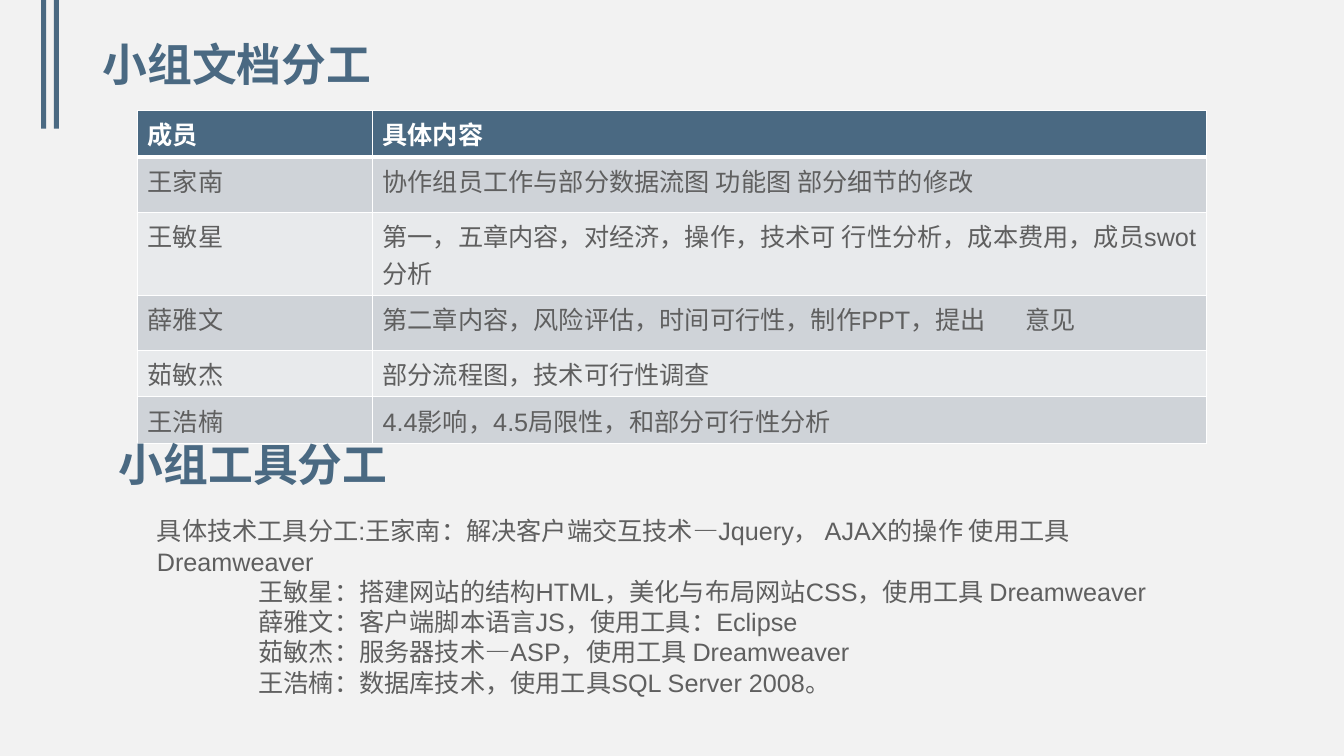
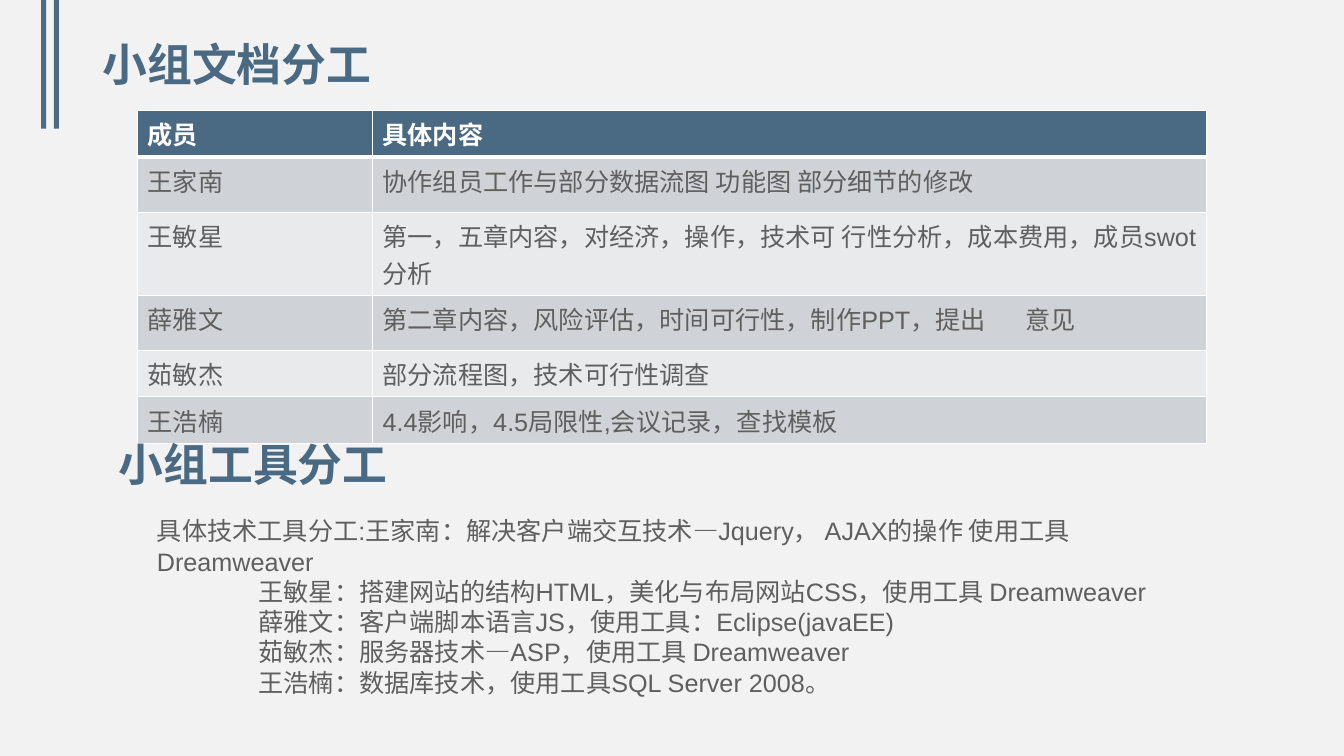
Before and after one commit to WangJiaNan1/G05, a slide deck: slide 35 of G05_1/非受控文档/可行性研究报告/G05_可行性研究报告PPT.pptx (slide 36 before the commit). Drawn at 1344x756 pixels with LibreOffice and Linux fonts; fonts in the diff are those of the drawing. Boxes give left, top, right and bottom in pixels: in the first picture for what was removed or moved away, otherwise in the second. Text is boxed around its words. In the diff, an @@ line names an element or a change of style, - is before the commit and + after.

```diff
--- a/G05_1/非受控文档/可行性研究报告/G05_可行性研究报告PPT.pptx
+++ b/G05_1/非受控文档/可行性研究报告/G05_可行性研究报告PPT.pptx
@@ table at [138, 111, 1207, 438] @@
-row 6, column 2: 4.4影响，4.5局限性，和部分可行性分析
+row 6, column 2: 4.4影响，4.5局限性,会议记录，查找模板
@@ text at [258, 610, 894, 636]: text changed @@
-薛雅文：客户端脚本语言JS，使用工具：Eclipse
+薛雅文：客户端脚本语言JS，使用工具：Eclipse(javaEE)
```
Also in this commit, not shown: 2 other slides changed, 1 slide removed, 5 other files.
